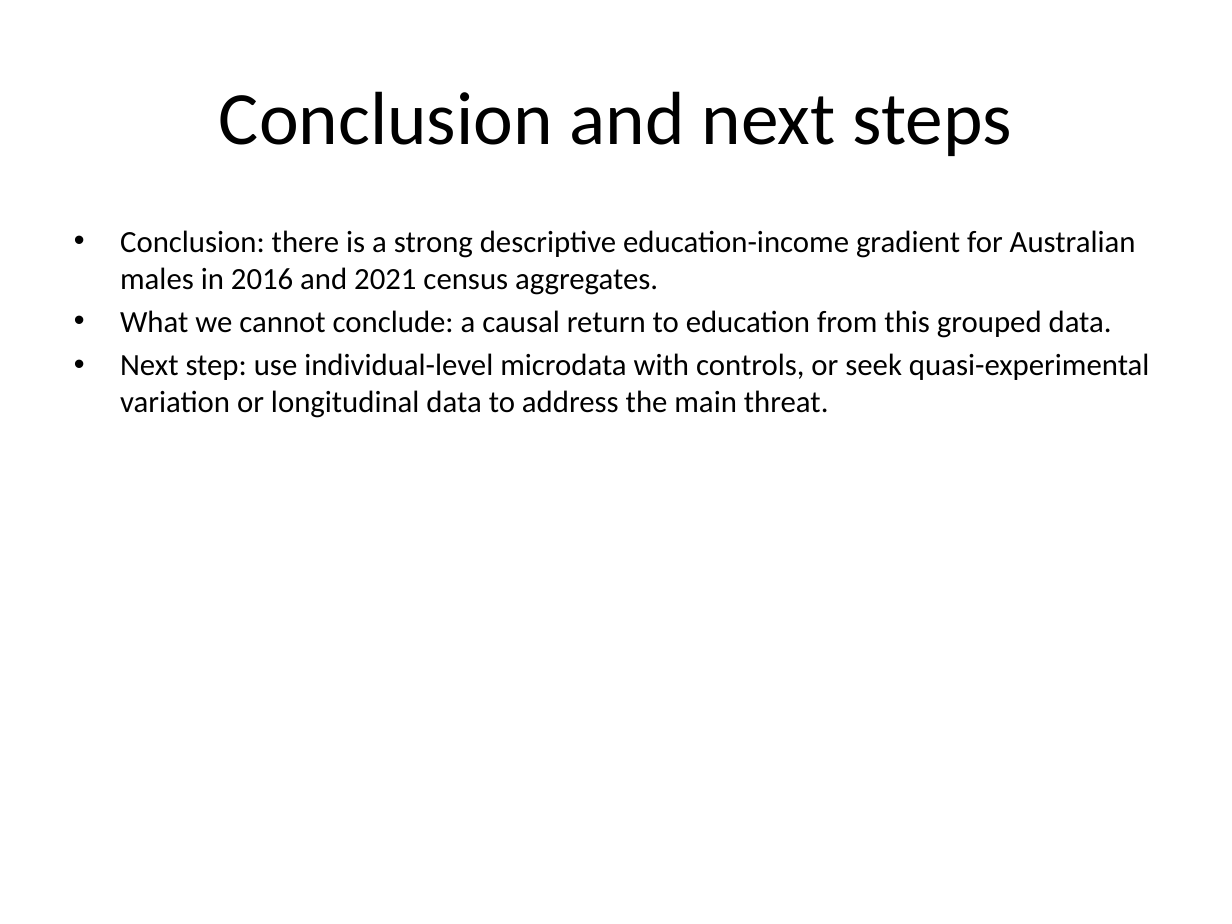
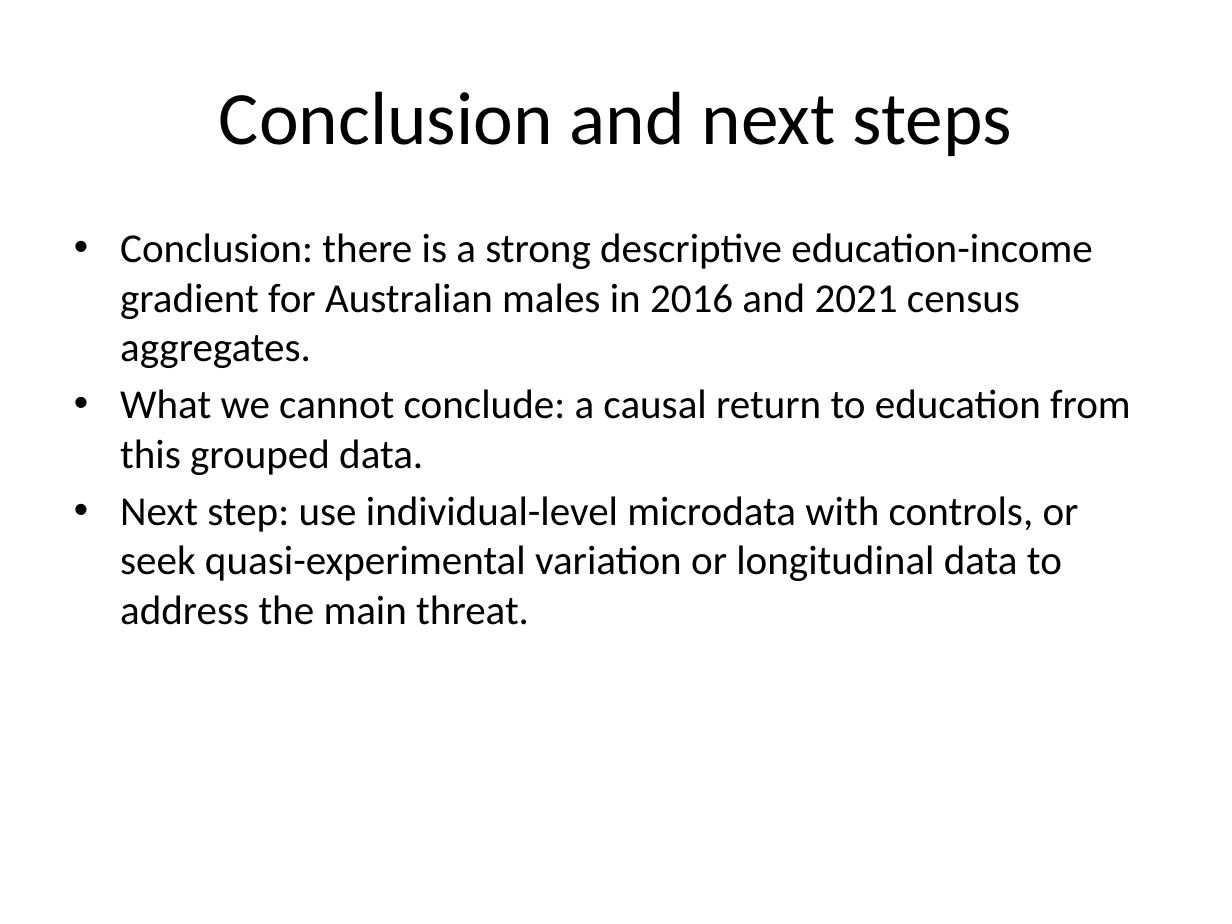
Before and after one commit to glew0008/ecc3479-project, a slide deck: slide 9 of slides/Education_and_Income_Presentation_cleaned.pptx (slide 11 before the commit). Drawn at 1232x924 pixels with LibreOffice and Linux fonts; fonts in the diff are those of the drawing. Boxes give left, top, right and bottom in pixels: in the first picture for what was removed or moved away, otherwise in the second. Text is boxed around its words. In the diff, an @@ line names an element or a change of style, - is before the commit and + after.

```diff
--- a/slides/Education_and_Income_Presentation_cleaned.pptx
+++ b/slides/Education_and_Income_Presentation_cleaned.pptx
@@ text "Conclusion: there is a strong ..." at <box>120,233,1131,625</box>: size 18 to 24 pt; more space between paragraphs @@
```
Also in this commit, not shown: 7 other slides changed, 1 slide added, 3 slides removed.
